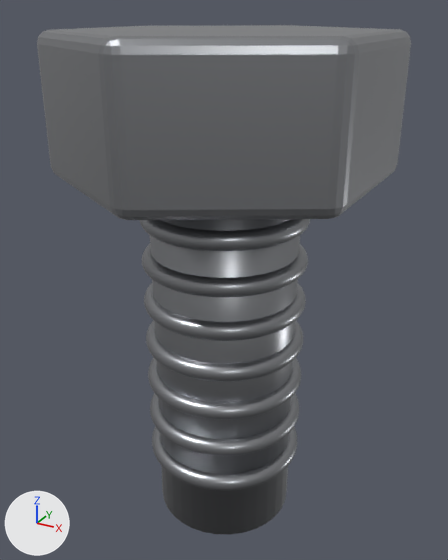
Two versions of the glTF model public/shop-models/iron.glb, one commit apart.
Both versions are drawn from a 50 mm camera at (0.88, -1.605, 0.853) aimed at (-0.011, 0.015, 0.043). The axes (+X, +Y, +Z) are drawn at lower left. The lights are the same throughout. The older version comes first. Where no turn or scale is listed for an object, it has been applied to the vertices.
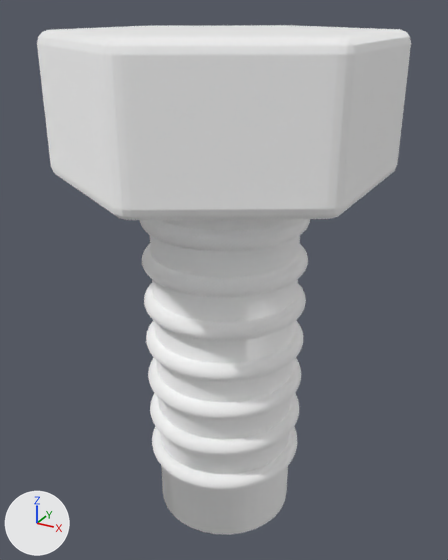
What changed in the scene script:
```text
Change mat_iron:
    mat_iron.base_color: (0.35, 0.36, 0.38) -> (1.0, 1.0, 1.0)  # grey #a0a2a6 -> white #ffffff
    mat_iron.roughness: 0.35 -> 1.0
```

Boxes [x1, y1, x2, y2] around the edits, measured in the pictures (448 x 560 px):
'Cylinder', recoloured, surface changed (grey to white)
    both: [37, 25, 411, 220]
'Cylinder.001', recoloured, surface changed (grey to white)
    both: [150, 219, 300, 534]
'Torus.005', recoloured, surface changed (grey to white)
    both: [142, 244, 308, 297]
'Torus.006', recoloured, surface changed (grey to white)
    both: [140, 219, 310, 251]
'Torus.004', recoloured, surface changed (grey to white)
    both: [144, 283, 306, 341]
'Torus.003', recoloured, surface changed (grey to white)
    both: [146, 320, 303, 382]
'Torus.002', recoloured, surface changed (grey to white)
    both: [148, 358, 301, 420]
'Torus.001', recoloured, surface changed (grey to white)
    both: [150, 393, 299, 456]
'Torus', recoloured, surface changed (grey to white)
    both: [152, 426, 297, 491]
